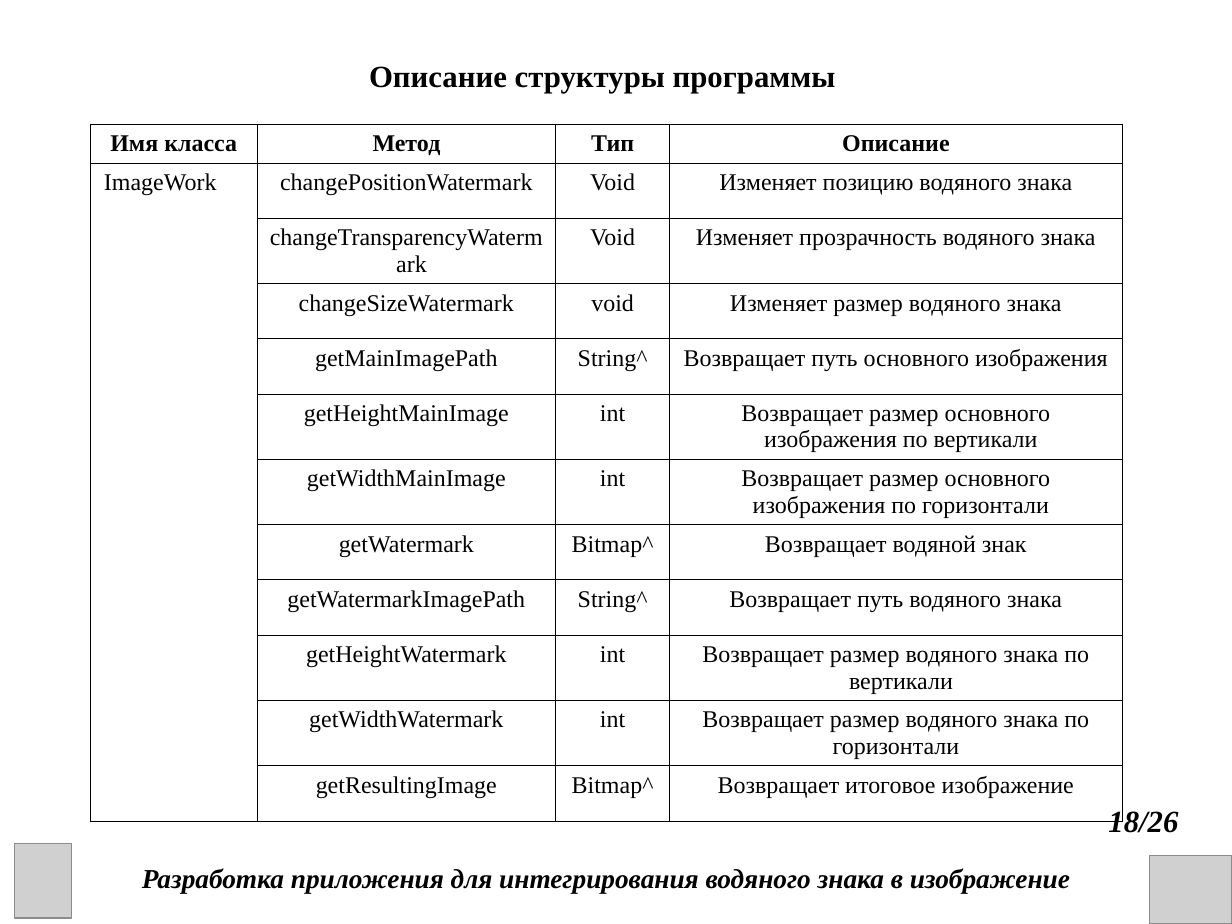
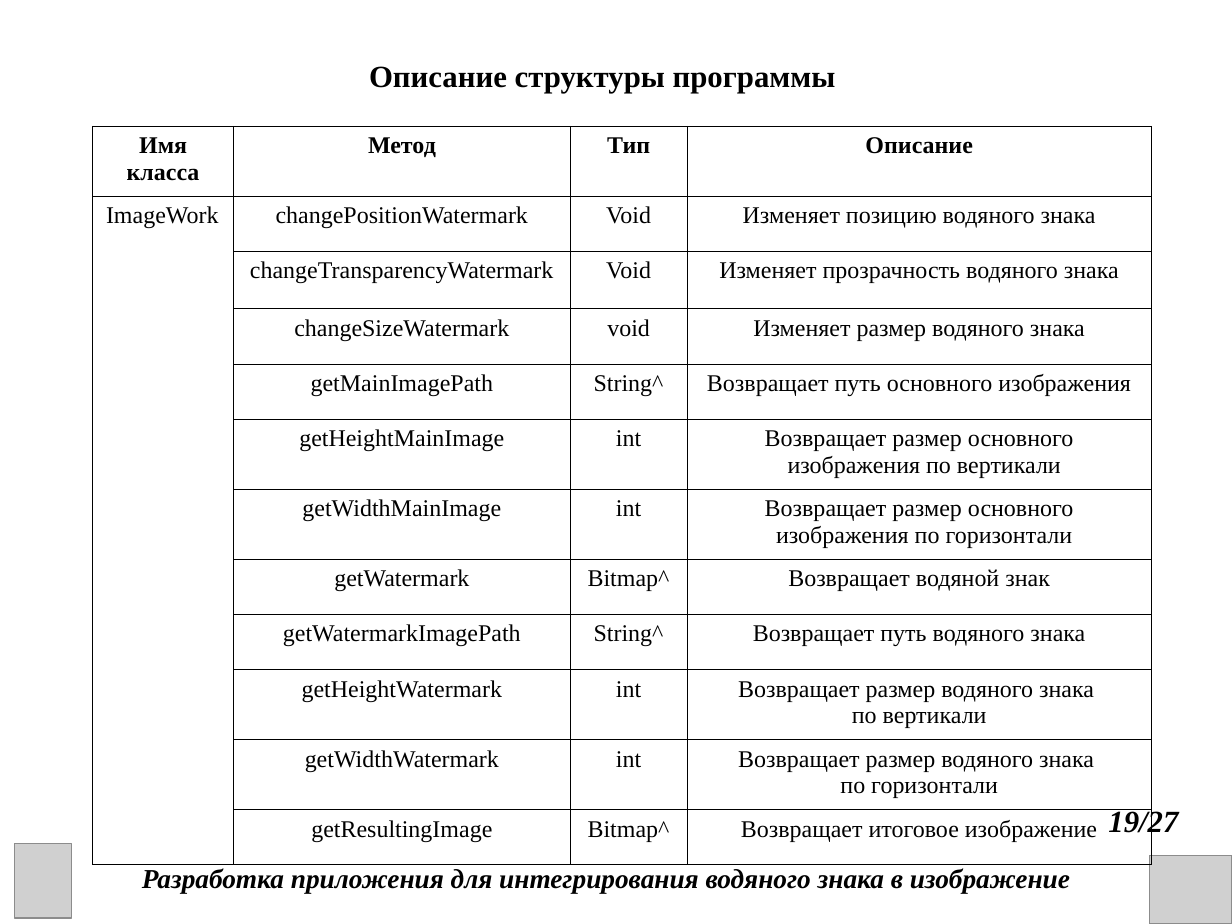
Before and after one commit to DanChoys1/DanChoys, a slide deck: slide 19 of КП презентация.ppt (slide 18 before the commit). Drawn at 1232x924 pixels with LibreOffice and Linux fonts; fonts in the diff are those of the drawing; grey boxes stand for pictures. Boxes give left, top, right and bottom in pixels: in the first picture for what was removed or moved away, otherwise in the second. Text is boxed around its words. In the diff, an @@ line names an element or a change of style, - is before the commit and + after.

```diff
--- a/КП презентация.ppt
+++ b/КП презентация.ppt
@@ table at bbox=[92, 126, 1152, 846] @@
-row 10, column 4: Возвращает размер водяного знака по вертикали
+row 10, column 4: Возвращает размер водяного знака / по вертикали
-row 11, column 4: Возвращает размер водяного знака по горизонтали
+row 11, column 4: Возвращает размер водяного знака / по горизонтали
@@ table: place and size @@
-table at bbox=[90, 124, 1122, 803]
+table at bbox=[92, 126, 1152, 846]
@@ text at bbox=[1108, 808, 1178, 838]: text changed @@
-18/26
+19/27
```
Also in this commit, not shown: 24 other slides changed, 1 slide added, 6 other files.
